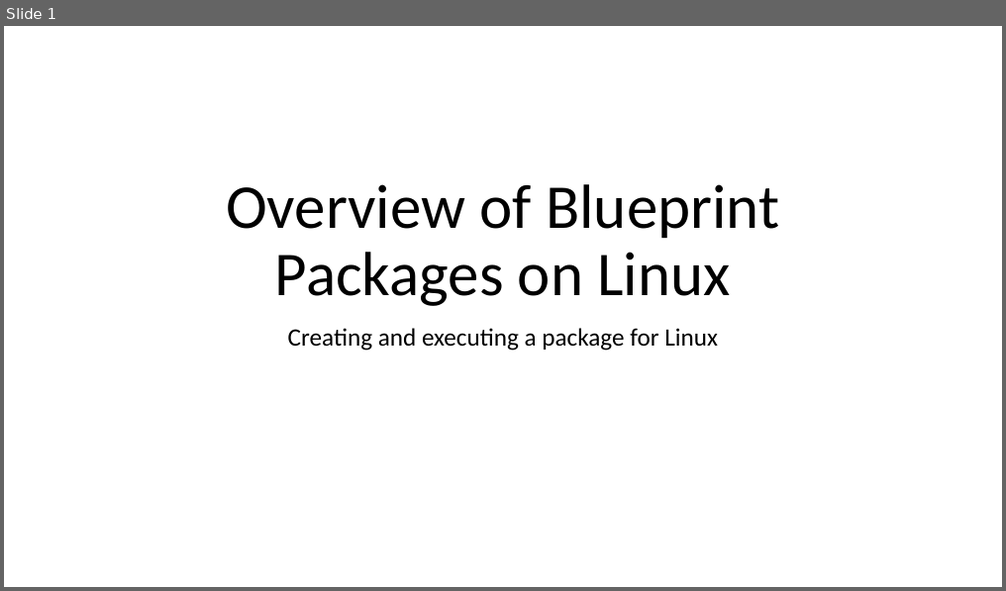
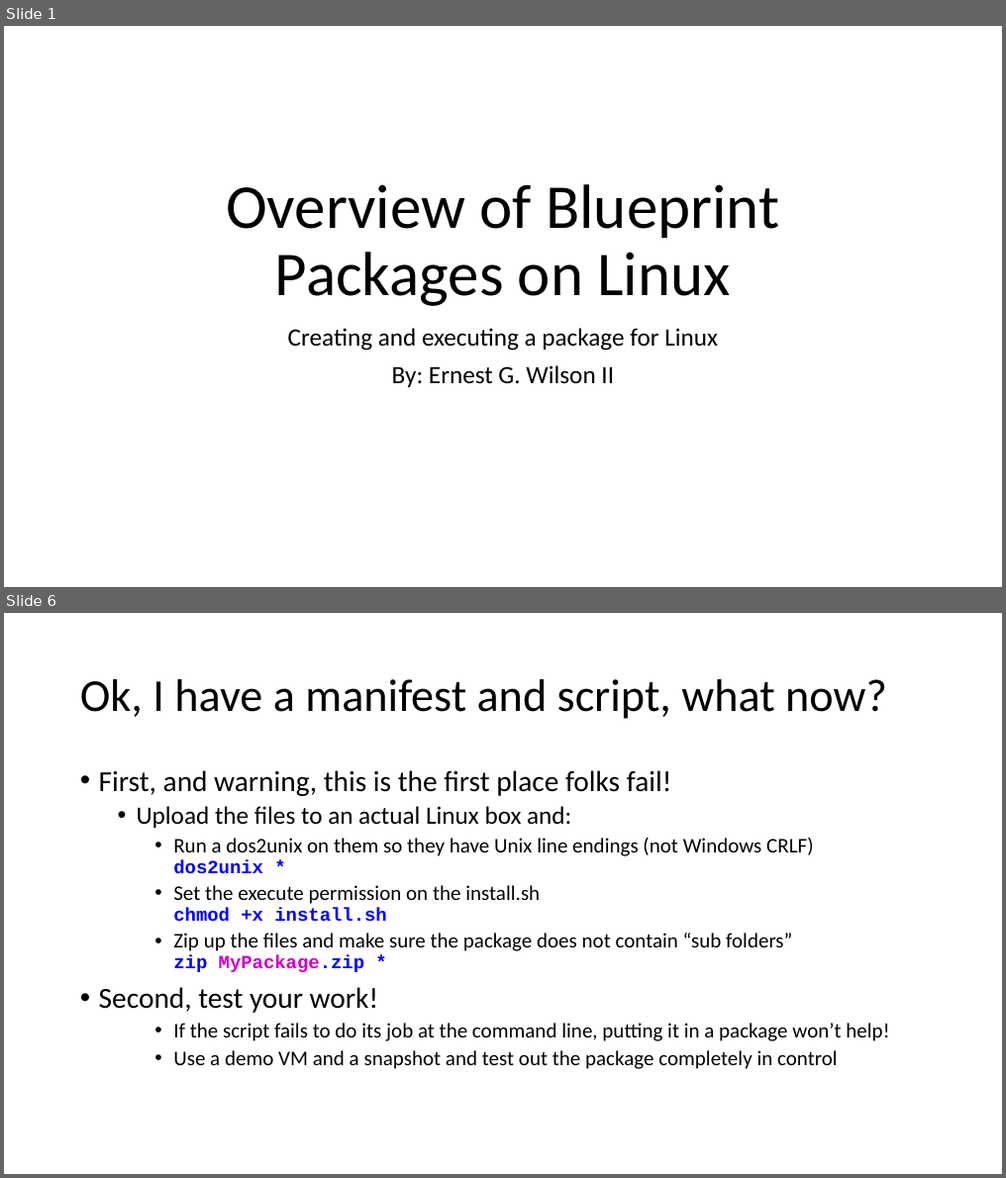
Before and after one commit to ernestgwilsonii/CLC_Blueprint_Linux_Training, a slide deck: Overview_of_Blueprint_Packages_on_Linux.pptx. Shown one above the other, each under a label of ours: slide 1 before the commit, slides 1 and 6 after it; the slides between them are not shown. The pictures are 1006x591 and 1006x1178 pixels, drawn with LibreOffice and Linux fonts; fonts in the diff are those of the drawing. Boxes give left, top, right and bottom in pixels: in the first picture for what was removed or moved away, otherwise in the second. Text is boxed around its words. In the diff, an @@ line names an element or a change of style, - is before the commit and + after.

```diff
--- a/Overview_of_Blueprint_Packages_on_Linux.pptx
+++ b/Overview_of_Blueprint_Packages_on_Linux.pptx
@@ slide 6 added at [4, 613, 1002, 1174], background #FFFFFF @@
@@ title added at [80, 679, 887, 719], 44 pt, text #000000 @@
+Ok, I have a manifest and script, what now?
@@ text added at [99, 770, 889, 1069], 20 pt, text #000000 @@
+• First, and warning, this is the first place folks fail!
+  • Upload the files to an actual Linux box and:
+    • Run a dos2unix on them so they have Unix line endings (not Windows CRLF)
+      dos2unix *
+    • Set the execute permission on the install.sh
+      chmod +x install.sh
+    • Zip up the files and make sure the package does not contain “sub folders”
+      zip MyPackage.zip *
+• Second, test your work!
+    • If the script fails to do its job at the command line, putting it in a package won’t help!
+    • Use a demo VM and a snapshot and test out the package completely in control
@@ slide 1 changed as well @@
@@ subtitle at [392, 366, 614, 387]: paragraph added @@
+By: Ernest G. Wilson II
```
Also in this commit, not shown: 2 other slides changed, 3 other slides added, 2 slides removed.
